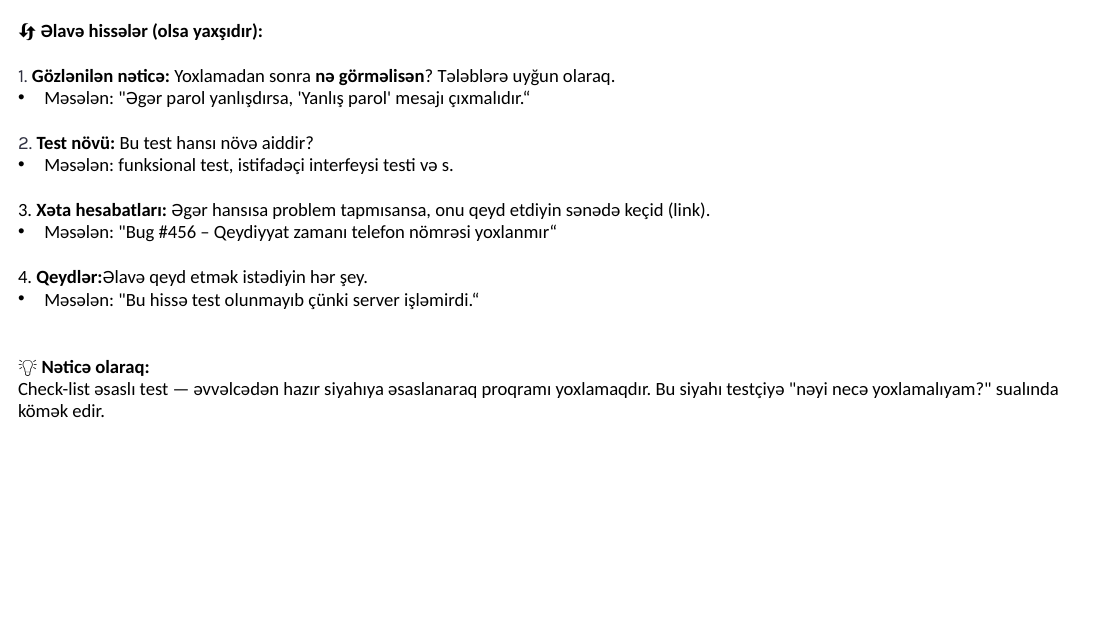
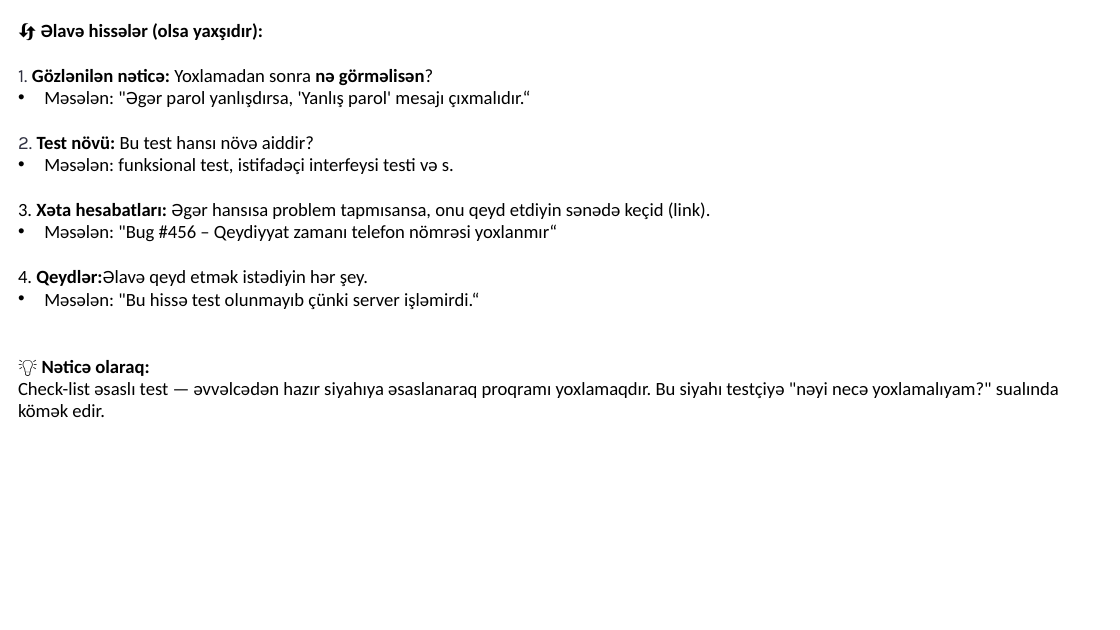
Before and after one commit to codeurient/QA, a slide deck: slide 2 of .lessons (az)/37 Test plan, test strategy/2 - 1 Testing Documentation.pptx. Drawn at 1120x630 pixels with LibreOffice and Linux fonts; fonts in the diff are those of the drawing. Boxes give left, top, right and bottom in pixels: in the first picture for what was removed or moved away, otherwise in the second. Text is boxed around its words. In the diff, an @@ line names an element or a change of style, - is before the commit and + after.

```diff
--- a/.lessons (az)/37 Test plan, test strategy/2 - 1 Testing Documentation.pptx
+++ b/.lessons (az)/37 Test plan, test strategy/2 - 1 Testing Documentation.pptx
@@ text at [18,69,433,85]: text changed; bold on @@
-1. Gözlənilən nəticə: Yoxlamadan sonra nə görməlisən? Tələblərə uyğun olaraq.
+1. Gözlənilən nəticə: Yoxlamadan sonra nə görməlisən?
```
Also in this commit, not shown: 7 other slides changed, 2 slides added, 22 slides removed, 18 other files.
